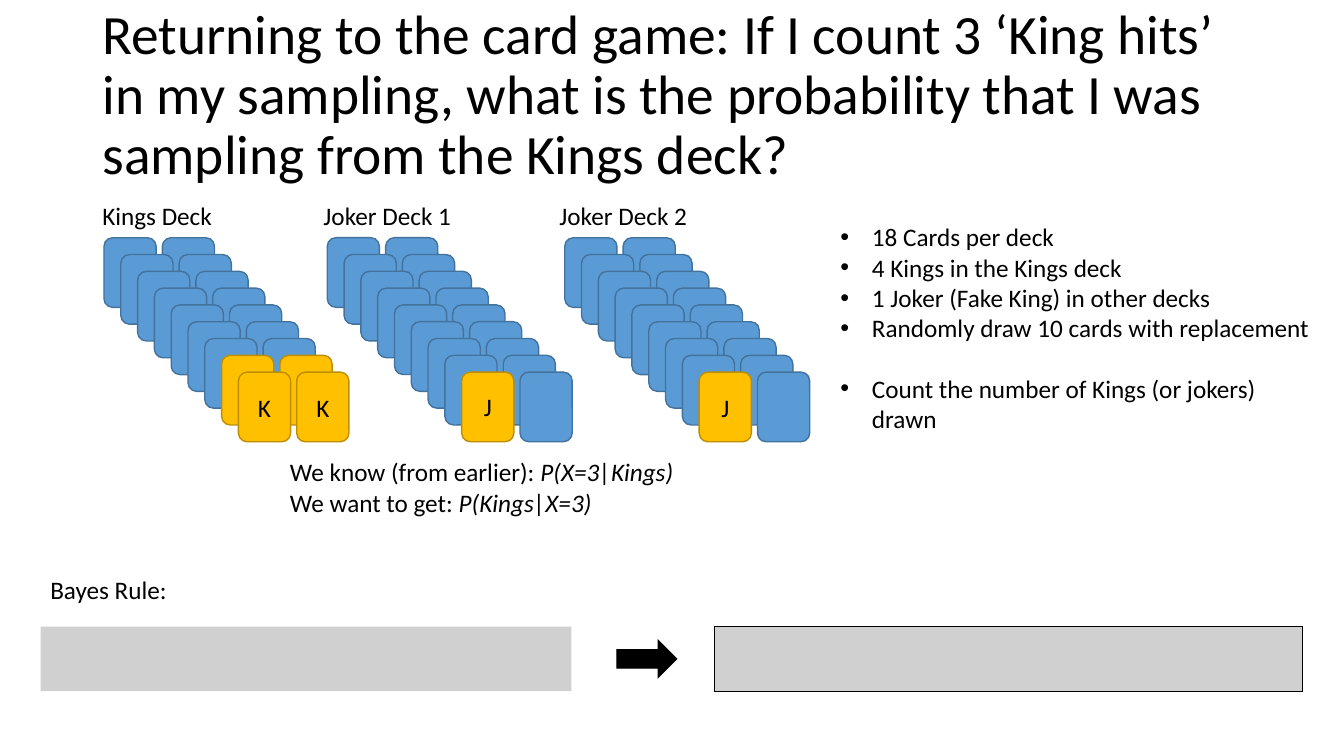
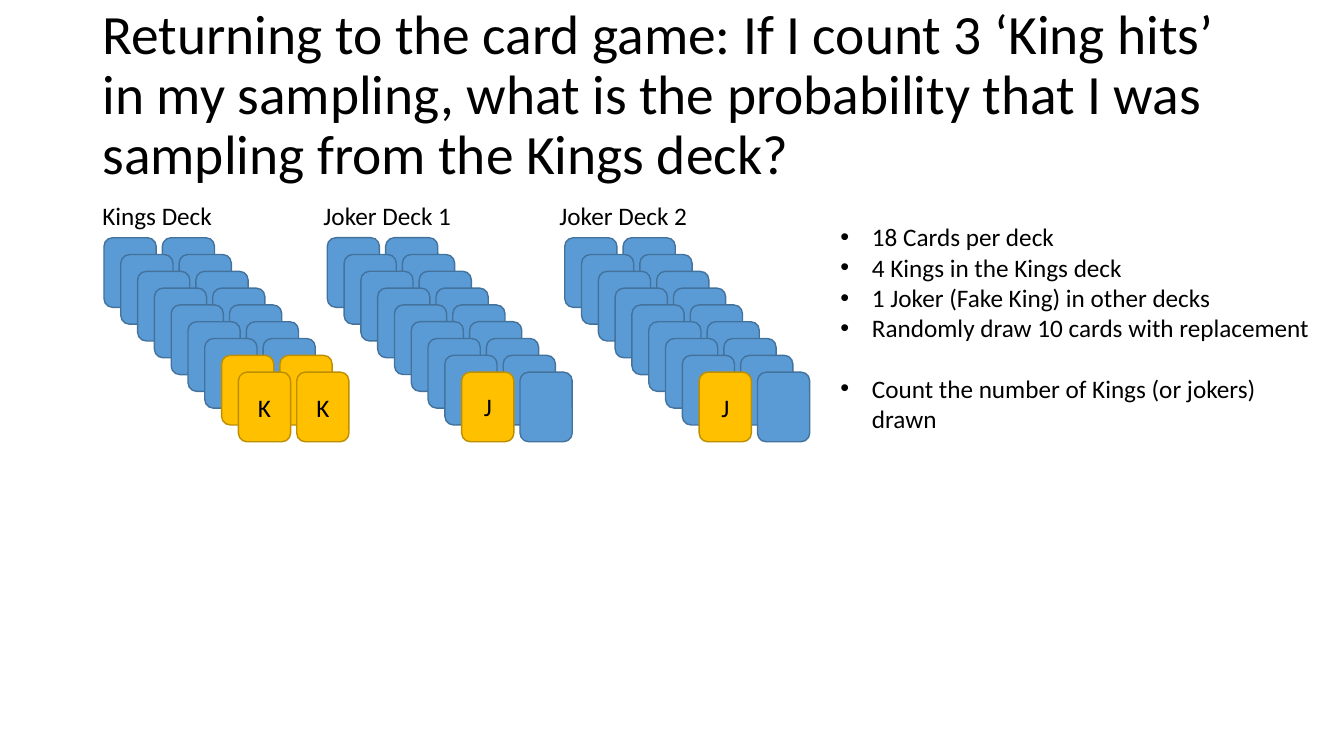
Before and after one commit to plutzer/majlab, a slide deck: slide 11 of SAINT-JC.pptx (slide 9 before the commit). Drawn at 1344x756 pixels with LibreOffice and Linux fonts; fonts in the diff are those of the drawing; grey boxes stand for pictures. Boxes give left, top, right and bottom in pixels: in the first picture for what was removed or moved away, otherwise in the second. Text is boxed around its words. In the diff, an @@ line names an element or a change of style, - is before the commit and + after.

```diff
--- a/SAINT-JC.pptx
+++ b/SAINT-JC.pptx
@@ text removed at (290,462,673,517) @@
-We know (from earlier): P(X=3|Kings)
-We want to get: P(Kings|X=3)
@@ text removed at (50,581,167,603) @@
-Bayes Rule:
@@ picture removed at (40,627,572,692) @@
@@ picture removed at (715,627,1303,692) @@
@@ down arrow removed at (618,641,677,677) @@
```
Also in this commit, not shown: 5 other slides changed, 29 slides added.
